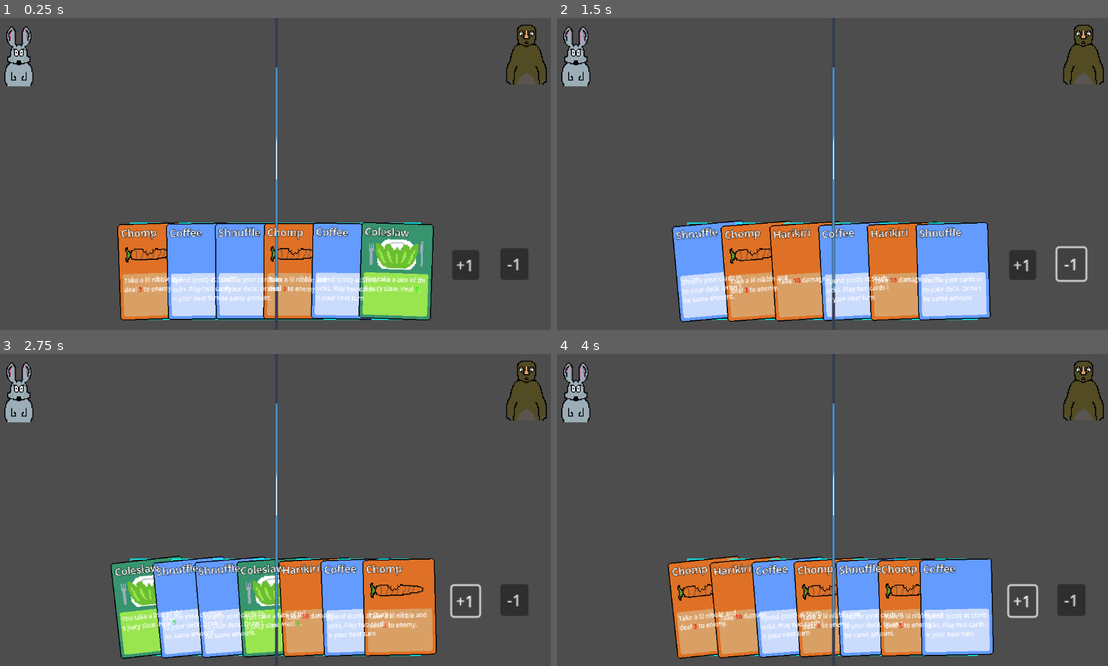
Above: before the commit, frames 1-4 (two rows, left to right).
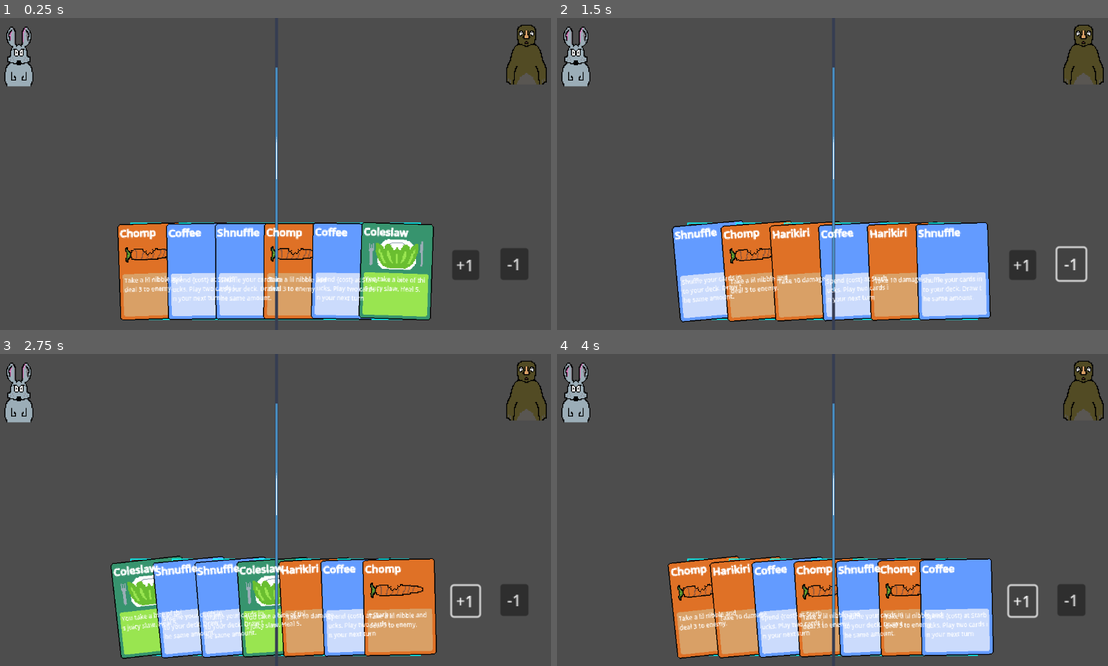
Above: after the commit, the same moments.

Repository: nielss94/troll-builder
Game: Godot game, scene res://levels/level_copy.tscn
Same seed, same stepped clock (60 frames per second), same inputs: the game is played once before the commit and once after it. This scene is started directly instead of the project's main scene. The engine's default icon, where the game draws it, is replaced by a stand-in: a white triangle on a blue panel in a dark square.
Inputs:
- Up to frame 1 (0.25 s): no input
- Up to frame 2 (1.5 s): click "+1" at 0.5 s; click "-1" at 1.25 s
- Up to frame 3 (2.75 s): click "+1" at 2 s
- Up to frame 4 (4 s): click "-1" at 2.75 s; click "+1" at 3.5 s

The runs differ from the first frame. In frame 1, 1.0% of the frame differs, in the area x 21-77%, y 67-88%; in frame 2, 1.1%; in frame 3, 1.2%, in the area x 20-73%, y 67-88%; in frame 4, 1.1%.

Commit message:
Flip shader -- werkt nice als de centers van de elementen overeenkomen- nu helaas niet het geval.

Diff:
--- /dev/null
+++ b/card/camera_2d.gd
@@ -0,0 +1,4 @@
+extends Camera2D
+
+func _ready():
+	print(get_id())
--- a/card/card.gd
+++ b/card/card.gd
@@ -5,6 +5,8 @@
 @export var max_rotation_degrees: float = 10.0 # Maximum rotation in either direction
 var base_rotation: float = 0.0 # Store the card's initial rotation
 var tween: Tween
+var flip_amount: float = 0.0
+
 
 func _ready():
 	if spell:
@@ -27,6 +29,11 @@
 	return description
 
 func _process(_delta):
+
+	# ??????????????????????????????????
+	# material.flip_amount = flip_amount
+
+
 	var mouse_pos = get_global_mouse_position()
 	var screen_center_x = get_viewport_rect().size.x / 2
 	var card_center = global_position
--- a/card/card.tscn
+++ b/card/card.tscn
@@ -1,28 +1,42 @@
-[gd_scene load_steps=5 format=3 uid="uid://dt24pkfhcpxu8"]
+[gd_scene load_steps=7 format=3 uid="uid://dt24pkfhcpxu8"]
 
+[ext_resource type="Shader" path="res://fold_shader.gdshader" id="1_bl2h8"]
 [ext_resource type="Script" path="res://card/card.gd" id="1_m65af"]
 [ext_resource type="Texture2D" uid="uid://c0wfropf0n18q" path="res://Card_orange.png" id="2_pelx0"]
+
+[sub_resource type="ShaderMaterial" id="ShaderMaterial_q5u01"]
+shader = ExtResource("1_bl2h8")
+shader_parameter/flip_amount = 0.0
+
+[sub_resource type="RectangleShape2D" id="RectangleShape2D_cnyh1"]
+size = Vector2(78, 102)
 
 [sub_resource type="LabelSettings" id="LabelSettings_ehdr7"]
 font_size = 13
 outline_size = 2
 outline_color = Color(0, 0, 0, 1)
 
-[sub_resource type="RectangleShape2D" id="RectangleShape2D_cnyh1"]
-size = Vector2(78, 102)
-
 [node name="Card" type="Node2D"]
+material = SubResource("ShaderMaterial_q5u01")
 script = ExtResource("1_m65af")
 
+[node name="Area2D" type="Area2D" parent="."]
+z_index = 5
+
+[node name="CollisionShape2D" type="CollisionShape2D" parent="Area2D"]
+shape = SubResource("RectangleShape2D_cnyh1")
+
 [node name="CardImage" type="Sprite2D" parent="."]
+use_parent_material = true
 texture = ExtResource("2_pelx0")
 
 [node name="Name" type="Label" parent="."]
 z_index = 1
-offset_left = -34.0
+use_parent_material = true
+offset_left = -35.0
 offset_top = -48.0
-offset_right = 48.0
-offset_bottom = -25.0
+offset_right = 50.0
+offset_bottom = -2.0
 scale = Vector2(0.831754, 0.831754)
 theme_override_font_sizes/font_size = 12
 text = "asdasdasd"
@@ -31,6 +45,7 @@
 
 [node name="Description" type="RichTextLabel" parent="."]
 z_index = 1
+use_parent_material = true
 offset_left = -32.0
 offset_top = 4.0
 offset_right = 50.0
@@ -44,11 +59,5 @@
 scroll_active = false
 autowrap_mode = 1
 
-[node name="Area2D" type="Area2D" parent="."]
-z_index = 5
-
-[node name="CollisionShape2D" type="CollisionShape2D" parent="Area2D"]
-shape = SubResource("RectangleShape2D_cnyh1")
-
 [node name="SpellImage" type="Sprite2D" parent="."]
 position = Vector2(0, -18)
--- /dev/null
+++ b/fold_shader.gdshader
@@ -0,0 +1,34 @@
+shader_type canvas_item;
+
+uniform float flip_amount : hint_range(0, 1.0);
+
+void vertex() {
+    // Calculate the amount of "depth" effect based on x position relative to center
+    float center_x = 0.0;
+
+    // Scale the x position toward the center
+    VERTEX.x = mix(VERTEX.x, center_x, flip_amount);
+
+    // Calculate the y adjustment based on x position
+    // Left of center gets amplified (moved up), right of center gets diminished (moved down)
+    float y_adjustment = flip_amount * sign(VERTEX.x) * abs(VERTEX.x);
+
+    VERTEX.y += y_adjustment;
+
+
+}
+void fragment() {
+    // Sample the original color
+    vec4 color = texture(TEXTURE, UV);
+
+    // Darken the color based on flip_amount
+    float darkness_factor = 1.0 - (0.5 * flip_amount);
+    color.rgb *= darkness_factor;
+
+    COLOR = color;
+}
+
+//void light() {
+	// Called for every pixel for every light affecting the CanvasItem.
+	// Uncomment to replace the default light processing function with this one.
+//}
--- /dev/null
+++ b/fold_shader.tscn
@@ -0,0 +1,15 @@
+[gd_scene load_steps=4 format=3 uid="uid://cb4xvx4tg2du2"]
+
+[ext_resource type="Shader" path="res://fold_shader.gdshader" id="1_jnini"]
+[ext_resource type="Texture2D" uid="uid://cb3ms6fq302s" path="res://icon.svg" id="2_utqwt"]
+
+[sub_resource type="ShaderMaterial" id="ShaderMaterial_e6sf7"]
+shader = ExtResource("1_jnini")
+shader_parameter/flip_amount = 0.0
+
+[node name="Node2D" type="Node2D"]
+
+[node name="Icon" type="Sprite2D" parent="."]
+material = SubResource("ShaderMaterial_e6sf7")
+scale = Vector2(0.75, 1)
+texture = ExtResource("2_utqwt")
--- a/hand/hand.gd
+++ b/hand/hand.gd
@@ -28,15 +28,17 @@
 	var card_width = outline_width / card_count
 	var corrected_width = card_width
 
-
 	var x_offset = 0
 
+
 	if card_width > max_width:
+
+		# calculate x_offset to center align slots
 		var total_width = len(cards) * max_width
+		x_offset = (outline_width - total_width) * 0.5
 
-		x_offset = (outline_width - total_width) * 0.5
+		# set used width to max width
 		corrected_width = max_width
-		print(x_offset)
 
 	var card_height = outline_height
 
@@ -54,15 +56,18 @@
 		# # Initialize the card with a random spell
 		var random_spell: Spell = spells[randi() % spells.size()]
 		card_instance.init(random_spell)
-
+		card_instance.flip_amount = 0.5
 		# Set up the hand slot with dimensions and index
 		hand_slot_instance.setup_slot(corrected_width, card_height, cards.find(i), card_instance)
+
 
 		# Add the card to the hand slot
 		hand_slot_instance.add_child(card_instance)
 
 		hand_slot_instance.hover.connect(_on_slot_mouse_entered)
 		hand_slot_instance.exit.connect(_on_slot_mouse_exited)
+
+
 
 		# Add the HandSlot instance as a child of the scene tree root
 		outline.add_child(hand_slot_instance)
--- /dev/null
+++ b/texture_code.gdshader
@@ -0,0 +1,20 @@
+shader_type canvas_item;
+
+uniform float flip_amount : hint_range(0.0, 1.0);
+
+void vertex() {
+    // Adjust the vertex position by interpolating towards the center (x = 0.0).
+    // We scale the x component based on the flip_amount.
+
+    // scale x-axis based on the flip amount
+    VERTEX.x = mix(VERTEX.x, 0.0, flip_amount);
+}
+
+void fragment() {
+	// Called for every pixel the material is visible on.
+}
+
+//void light() {
+	// Called for every pixel for every light affecting the CanvasItem.
+	// Uncomment to replace the default light processing function with this one.
+//}
--- /dev/null
+++ b/visshad.tres
@@ -0,0 +1,97 @@
+[gd_resource type="VisualShader" load_steps=9 format=3 uid="uid://vwcplwtnb3y6"]
+
+[sub_resource type="VisualShaderNodeFloatOp" id="VisualShaderNodeFloatOp_k6gde"]
+default_input_values = [0, 0.0, 1, 1.0]
+
+[sub_resource type="VisualShaderNodeFloatOp" id="VisualShaderNodeFloatOp_k7kar"]
+default_input_values = [0, 0.0, 1, 0.001]
+operator = 2
+
+[sub_resource type="VisualShaderNodeVectorCompose" id="VisualShaderNodeVectorCompose_45wja"]
+op_type = 0
+
+[sub_resource type="VisualShaderNodeVectorDecompose" id="VisualShaderNodeVectorDecompose_g36xl"]
+default_input_values = [0, Vector2(0, 0)]
+op_type = 0
+
+[sub_resource type="VisualShaderNodeInput" id="VisualShaderNodeInput_t3ubd"]
+input_name = "vertex"
+
+[sub_resource type="VisualShaderNodeVectorOp" id="VisualShaderNodeVectorOp_f267u"]
+default_input_values = [0, Vector2(0, 0), 1, Vector2(-0.265, 0)]
+op_type = 0
+operator = 2
+
+[sub_resource type="VisualShaderNodeFloatOp" id="VisualShaderNodeFloatOp_ynq0r"]
+default_input_values = [0, 0.0, 1, -0.205]
+operator = 2
+
+[sub_resource type="VisualShaderNodeFloatOp" id="VisualShaderNodeFloatOp_exlii"]
+operator = 2
+
+[resource]
+code = "shader_type canvas_item;
+render_mode blend_mix;
+
+
+
+
+void vertex() {
+// Input:4
+	vec2 n_out4p0 = VERTEX;
+
+
+// VectorDecompose:3
+	float n_out3p0 = n_out4p0.x;
+	float n_out3p1 = n_out4p0.y;
+
+
+// FloatOp:8
+	float n_in8p1 = -0.20500;
+	float n_out8p0 = n_out3p0 * n_in8p1;
+
+
+// FloatOp:11
+	float n_in11p1 = 0.00100;
+	float n_out11p0 = n_out3p0 * n_in11p1;
+
+
+// FloatOp:10
+	float n_in10p1 = 1.00000;
+	float n_out10p0 = n_out11p0 + n_in10p1;
+
+
+// FloatOp:9
+	float n_out9p0 = n_out10p0 * n_out3p1;
+
+
+// VectorCompose:2
+	vec2 n_out2p0 = vec2(n_out8p0, n_out9p0);
+
+
+// Output:0
+	VERTEX = n_out2p0;
+
+
+}
+"
+mode = 1
+flags/light_only = false
+nodes/vertex/2/node = SubResource("VisualShaderNodeVectorCompose_45wja")
+nodes/vertex/2/position = Vector2(200, 220)
+nodes/vertex/3/node = SubResource("VisualShaderNodeVectorDecompose_g36xl")
+nodes/vertex/3/position = Vector2(-1260, 300)
+nodes/vertex/4/node = SubResource("VisualShaderNodeInput_t3ubd")
+nodes/vertex/4/position = Vector2(-1460, 420)
+nodes/vertex/6/node = SubResource("VisualShaderNodeVectorOp_f267u")
+nodes/vertex/6/position = Vector2(-140, -180)
+nodes/vertex/8/node = SubResource("VisualShaderNodeFloatOp_ynq0r")
+nodes/vertex/8/position = Vector2(-480, -20)
+nodes/vertex/9/node = SubResource("VisualShaderNodeFloatOp_exlii")
+nodes/vertex/9/position = Vector2(-100, 380)
+nodes/vertex/10/node = SubResource("VisualShaderNodeFloatOp_k6gde")
+nodes/vertex/10/position = Vector2(-320, 200)
+nodes/vertex/11/node = SubResource("VisualShaderNodeFloatOp_k7kar")
+nodes/vertex/11/position = Vector2(-640, 240)
+nodes/vertex/connections = PackedInt32Array(2, 0, 0, 0, 4, 0, 3, 0, 3, 0, 8, 0, 8, 0, 2, 0, 3, 1, 9, 1, 9, 0, 2, 1, 10, 0, 9, 0, 3, 0, 11, 0, 11, 0, 10, 0)
+nodes/fragment/0/position = Vector2(400, 120)
